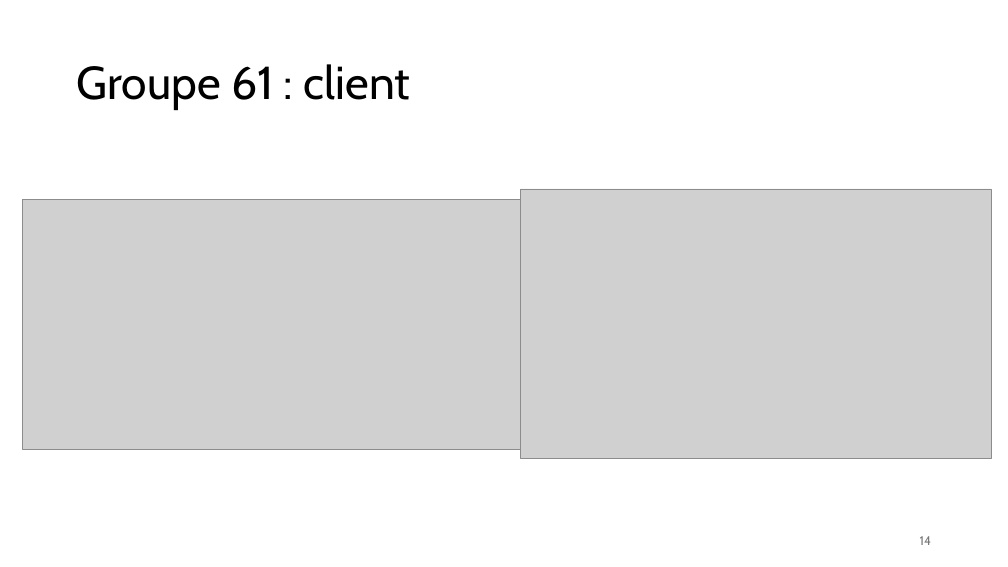
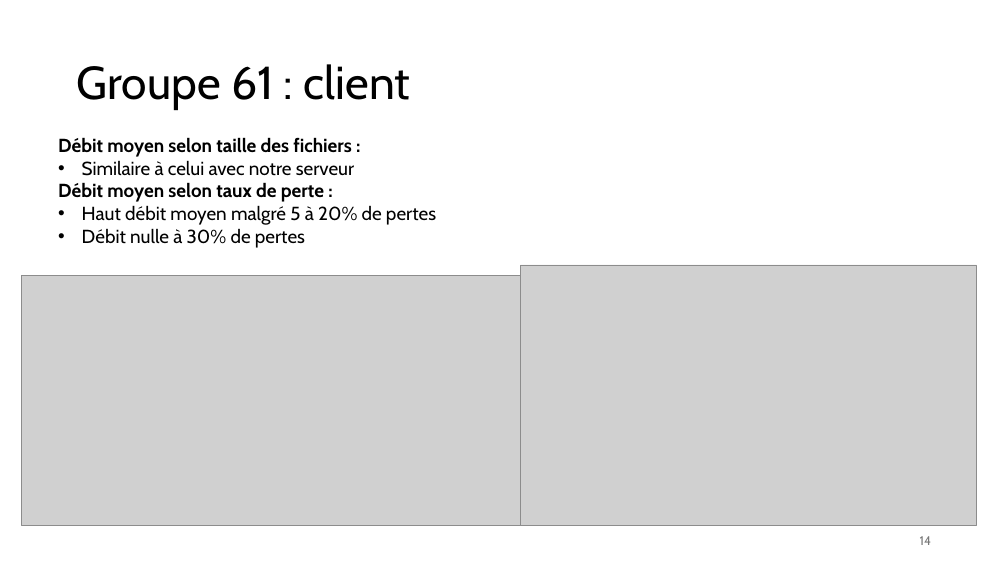
Before and after one commit to Tidyresonnance8/projet1_C-sarBortoluzzi_IsaacYamdjieu_AbdouMbengue, a slide deck: slide 14 of Rapport_projet_SRTP.pptx. Drawn at 1008x567 pixels with LibreOffice and Linux fonts; fonts in the diff are those of the drawing; grey boxes stand for pictures. Boxes give left, top, right and bottom in pixels: in the first picture for what was removed or moved away, otherwise in the second. Text is boxed around its words. In the diff, an @@ line names an element or a change of style, - is before the commit and + after.

```diff
--- a/Rapport_projet_SRTP.pptx
+++ b/Rapport_projet_SRTP.pptx
@@ text added at [58,137,436,248], 18 pt, text #000000 @@
+Débit moyen selon taille des fichiers :
+• Similaire à celui avec notre serveur
+Débit moyen selon taux de perte :
+• Haut débit moyen malgré 5 à 20% de pertes
+• Débit nulle à 30% de pertes
@@ picture: place and size @@
-picture at [521,189,992,458]
+picture at [521,265,977,526]
@@ picture: place and size @@
-picture at [22,200,521,449]
+picture at [21,276,520,526]
```
Also in this commit, not shown: 5 other slides changed, 1 other file.
